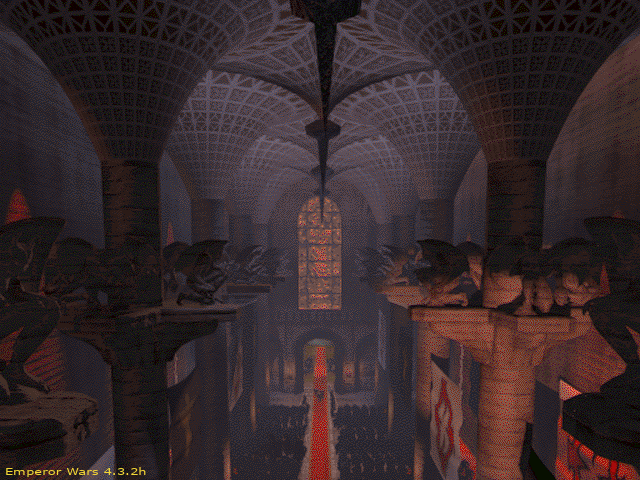
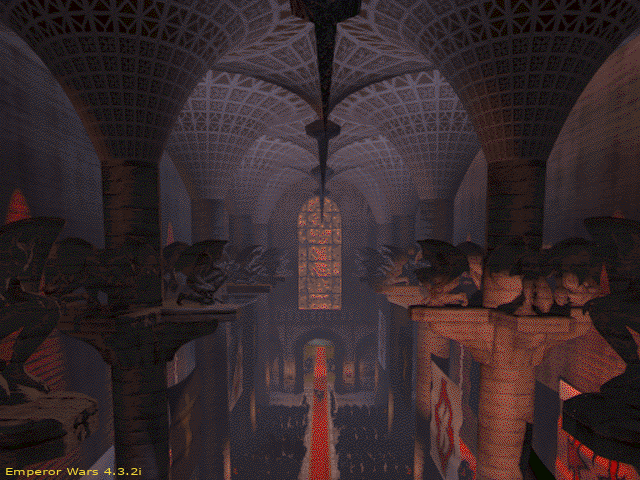
Comparing the layer stacks of the two 640×480 images. Changes:
renamed "Emperor Wars 4.3.2h" to "Emperor Wars 4.3.2i", painted on it over (139, 467, 146, 475)
